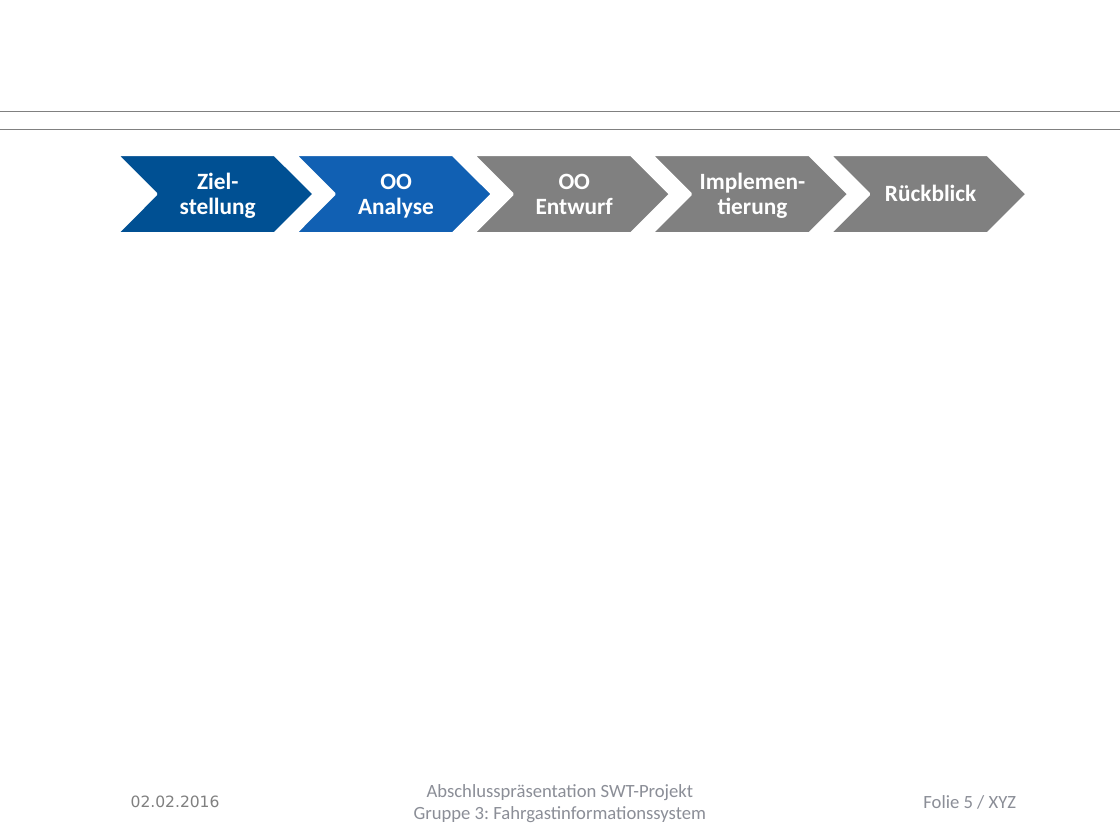
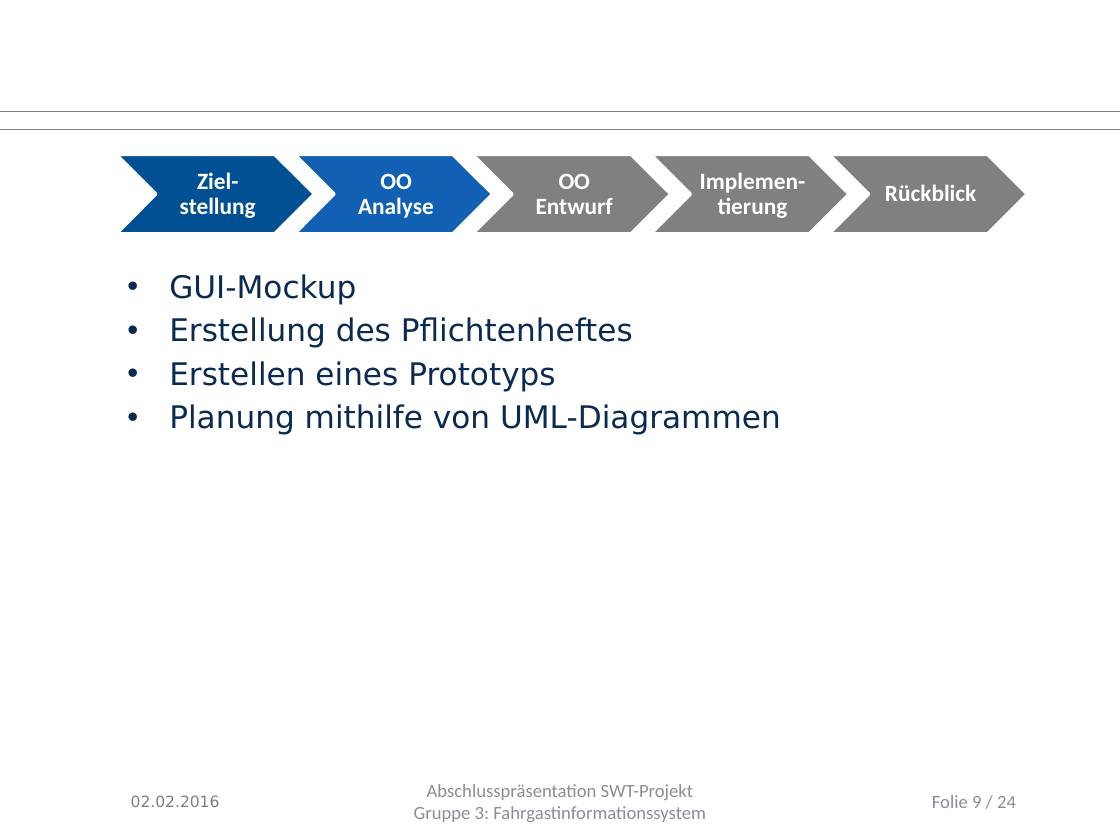
Before and after one commit to Juu98/fahrgastinformationssystem, a slide deck: slide 9 of organisation/Endpräsentation/abschlusspraesentation.pptx (slide 5 before the commit). Drawn at 1120x840 pixels with LibreOffice and Linux fonts; fonts in the diff are those of the drawing; background and template pictures are left out. Boxes give left, top, right and bottom in pixels: in the first picture for what was removed or moved away, otherwise in the second. Text is boxed around its words. In the diff, an @@ line names an element or a change of style, - is before the commit and + after.

```diff
--- a/organisation/Endpräsentation/abschlusspraesentation.pptx
+++ b/organisation/Endpräsentation/abschlusspraesentation.pptx
@@ text added at (169, 274, 781, 435), 20 pt, text #0B2A51 @@
+• GUI-Mockup
+• Erstellung des Pflichtenheftes
+• Erstellen eines Prototyps
+• Planung mithilfe von UML-Diagrammen
@@ page number at (932, 795, 1016, 808): text changed @@
-Folie 5 / XYZ
+Folie 9 / 24
```
Also in this commit, not shown: 4 other slides changed, 14 slides added, 1 other file.
